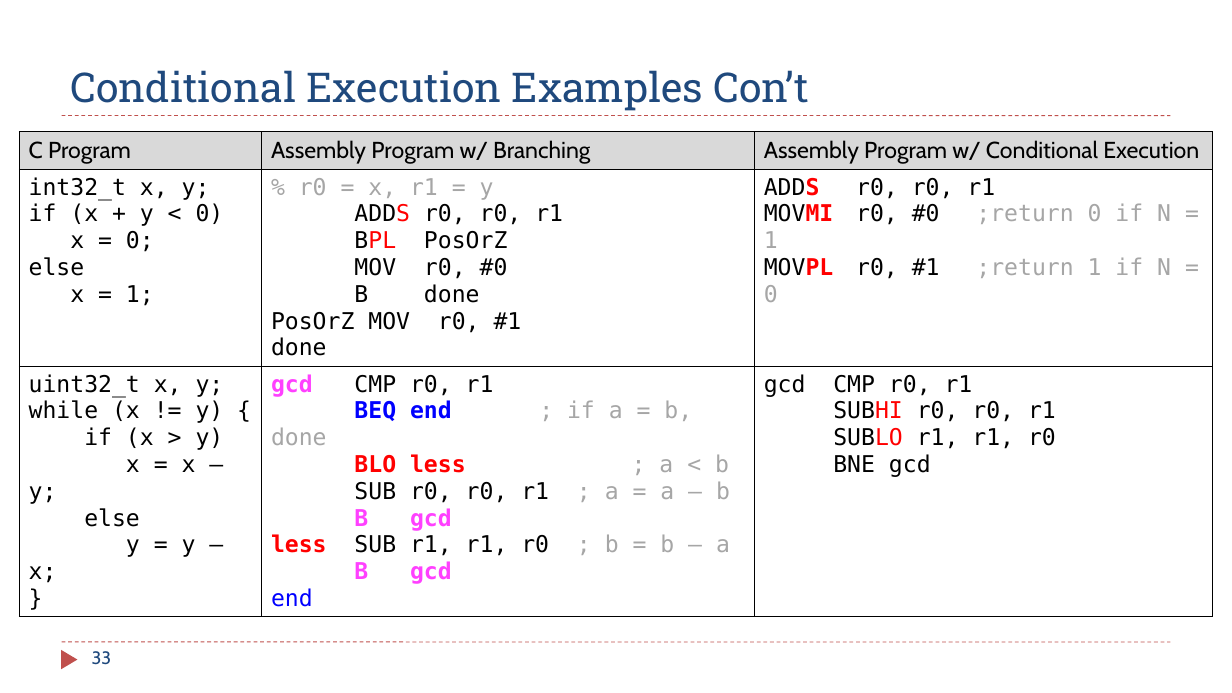
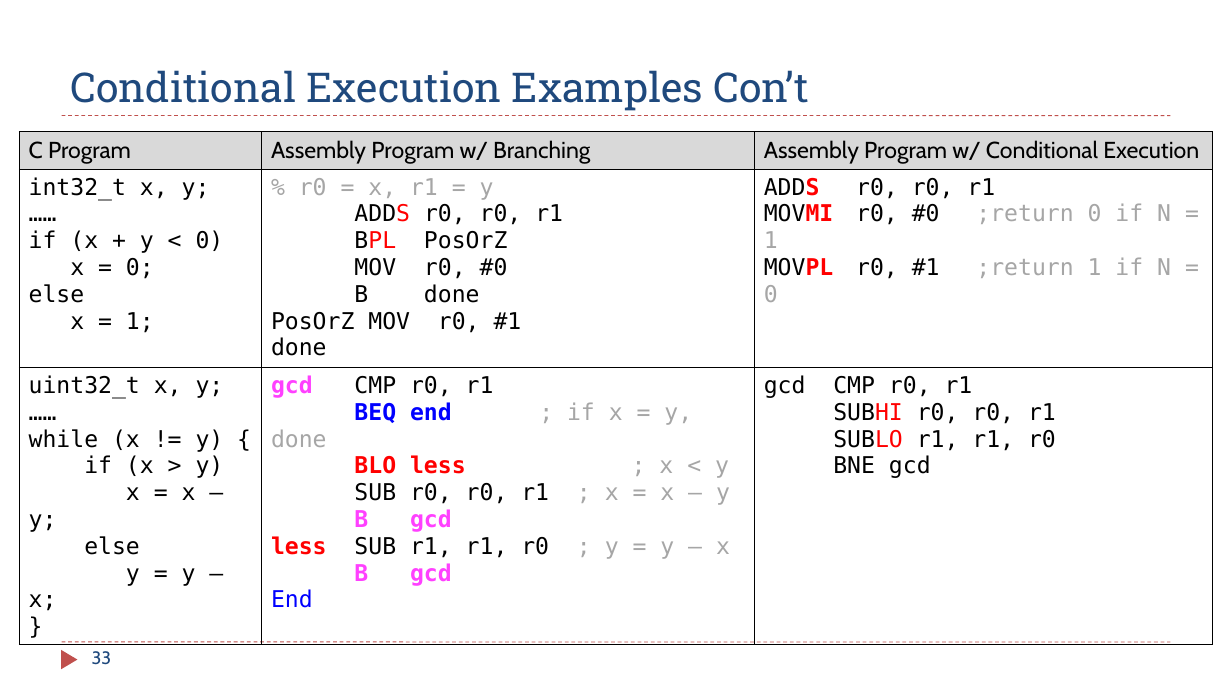
Before and after one commit to guhofstra/CSC111Fa25, a slide deck: slide 33 of PPTs/Ch6_ARM_Control_Flow.pptx. Drawn at 1232x693 pixels with LibreOffice and Linux fonts; fonts in the diff are those of the drawing. Boxes give left, top, right and bottom in pixels: in the first picture for what was removed or moved away, otherwise in the second. Text is boxed around its words. In the diff, an @@ line names an element or a change of style, - is before the commit and + after.

```diff
--- a/PPTs/Ch6_ARM_Control_Flow.pptx
+++ b/PPTs/Ch6_ARM_Control_Flow.pptx
@@ table at (19, 131, 1213, 615) @@
-row 2, column 1: int32_t x, y; / if (x + y < 0) / x = 0; / else / x = 1;
+row 2, column 1: int32_t x, y; / …… / if (x + y < 0) / x = 0; / else / x = 1;
-row 3, column 1: uint32_t x, y; / while (x != y) { / if (x > y) / x = x – y; / else / y = y – x; / }
+row 3, column 1: uint32_t x, y; / …… / while (x != y) { / if (x > y) / x = x – y; / else / y = y – x; / }
-row 3, column 2: gcd CMP r0, r1 / BEQ end ; if a = b, done / BLO less ; a < b / SUB r0, r0, r1 ; a = a – b / B gcd / less SUB r1, r1, r0 ; b = b – a / B gcd / end
+row 3, column 2: gcd CMP r0, r1 / BEQ end ; if x = y, done / BLO less ; x < y / SUB r0, r0, r1 ; x = x – y / B gcd / less SUB r1, r1, r0 ; y = y – x / B gcd / End
```
Also in this commit, not shown: 11 other slides changed, 2 slides added, 1 slide removed, 8 other files.
